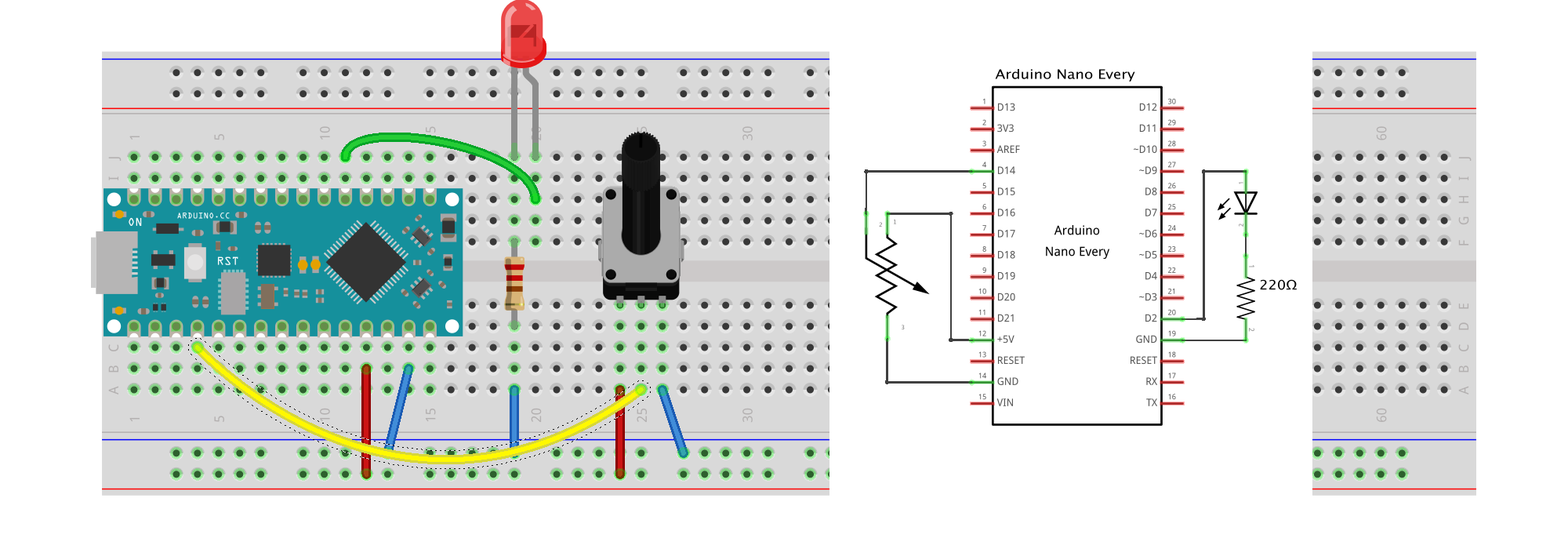
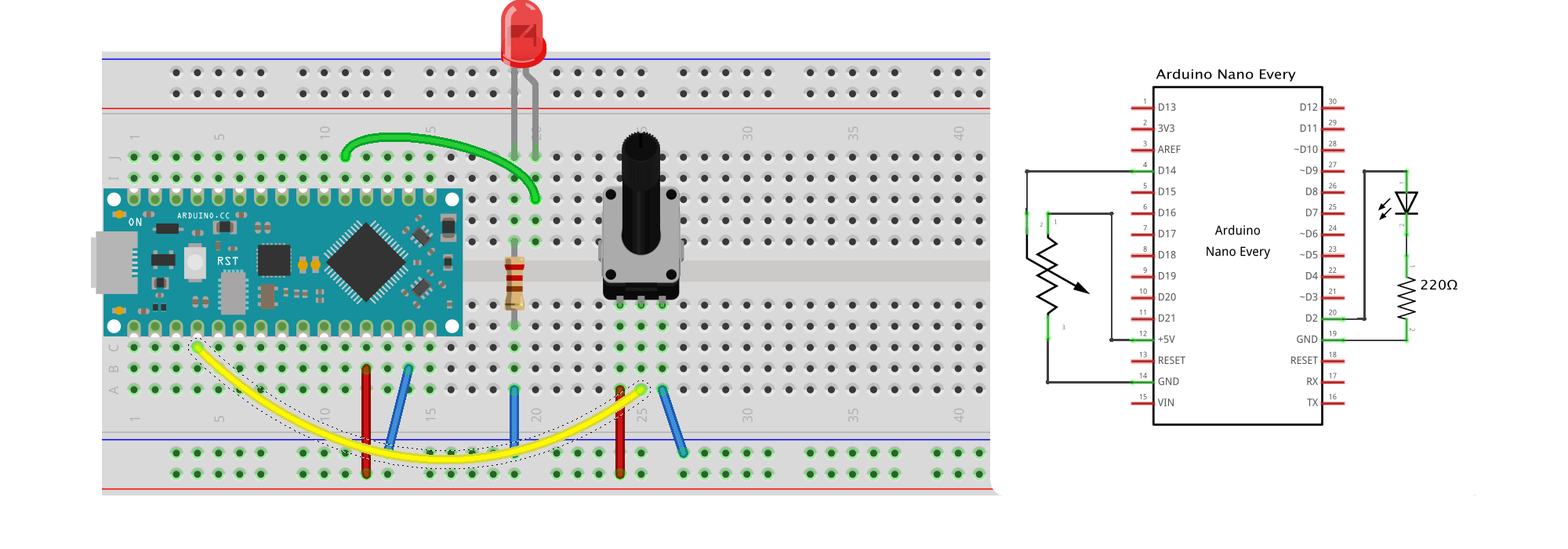
Comparing the layer stacks of the two 1568x549 images. Changes:
removed layer "Layer 2" over left=845, top=68, right=1302, bottom=481
painted on "Layer 3" over left=829, top=50, right=1470, bottom=496
